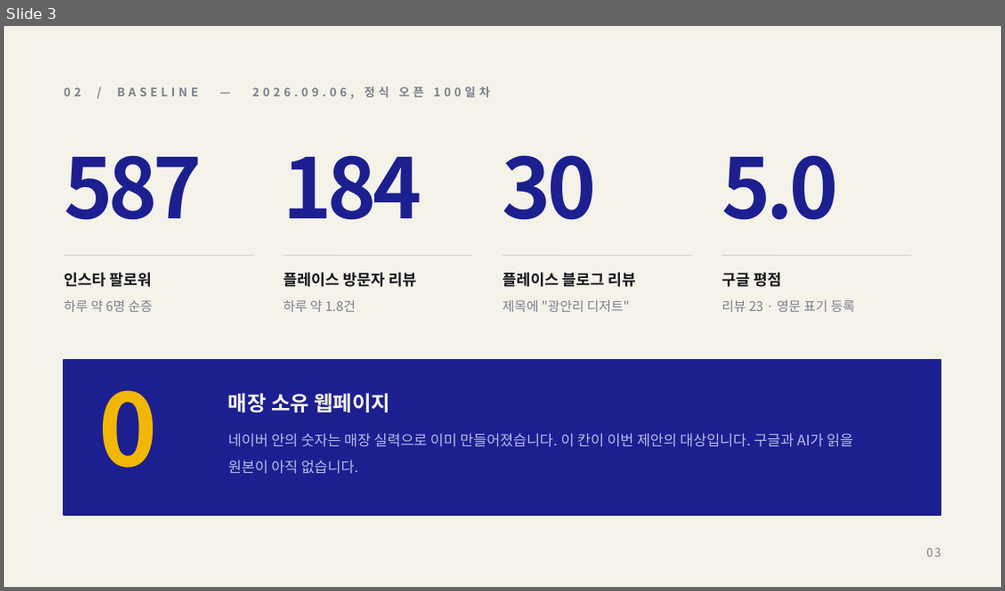
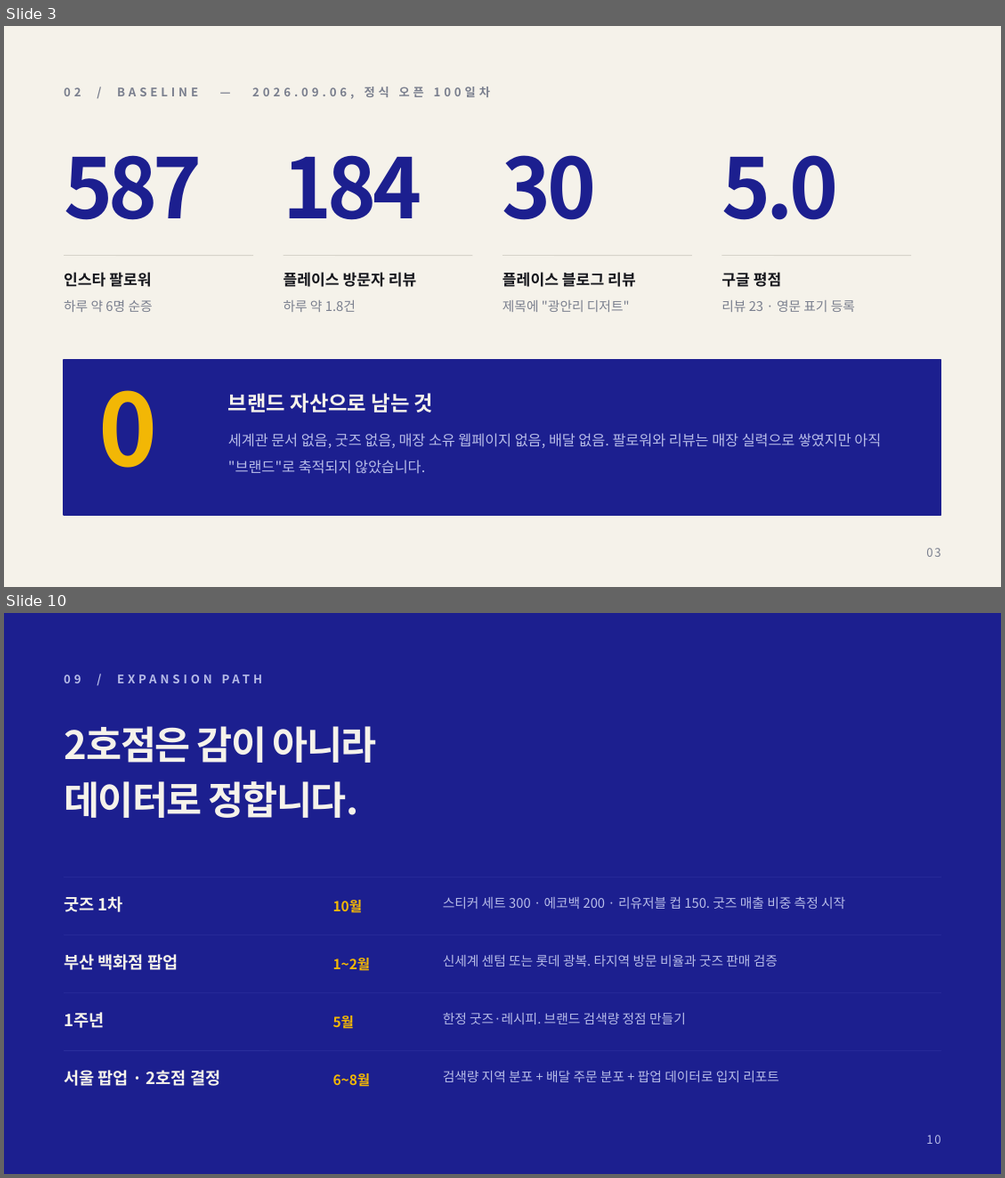
Before and after one commit to severaljama-hue/advertising-agency, a slide deck: docs/sydney-yogurt-lab/proposal.pptx. Shown one above the other, each under a label of ours: slide 3 before the commit, slides 3 and 10 after it; the slides between them are not shown. The pictures are 1005x591 and 1005x1178 pixels, drawn with LibreOffice and Linux fonts; fonts in the diff are those of the drawing. Boxes give left, top, right and bottom in pixels: in the first picture for what was removed or moved away, otherwise in the second. Text is boxed around its words. In the diff, an @@ line names an element or a change of style, - is before the commit and + after.

```diff
--- a/docs/sydney-yogurt-lab/proposal.pptx
+++ b/docs/sydney-yogurt-lab/proposal.pptx
@@ slide 10 added at (x1=4, y1=613, x2=1001, y2=1174), background #1C1F8F @@
@@ text added at (x1=64, y1=674, x2=81, y2=683), 8.5 pt, text #B7BCE8, bold @@
+09 / EXPANSION PATH
@@ text added at (x1=64, y1=726, x2=377, y2=818), 28 pt, text #F5F2EA, bold @@
+2호점은 감이 아니라
+데이터로 정합니다.
@@ line added from (64, 877) to (941, 877), #2A2E9C 0.5 pt @@
@@ text added at (x1=64, y1=896, x2=123, y2=912), 12 pt, text #F5F2EA, bold @@
+굿즈 1차
@@ text added at (x1=333, y1=900, x2=363, y2=913), 10 pt, text #F2B705, bold @@
+10월
@@ text added at (x1=443, y1=897, x2=845, y2=908), 9.5 pt, text #B7BCE8 @@
+스티커 세트 300 · 에코백 200 · 리유저블 컵 150. 굿즈 매출 비중 측정 시작
@@ line added from (64, 935) to (941, 935), #2A2E9C 0.5 pt @@
@@ text added at (x1=64, y1=954, x2=178, y2=970), 12 pt, text #F5F2EA, bold @@
+부산 백화점 팝업
@@ text added at (x1=333, y1=957, x2=371, y2=971), 10 pt, text #F2B705, bold @@
+1~2월
@@ text added at (x1=443, y1=955, x2=777, y2=966), 9.5 pt, text #B7BCE8 @@
+신세계 센텀 또는 롯데 광복. 타지역 방문 비율과 굿즈 판매 검증
@@ line added from (64, 993) to (941, 993), #2A2E9C 0.5 pt @@
@@ text added at (x1=64, y1=1012, x2=104, y2=1028), 12 pt, text #F5F2EA, bold @@
+1주년
@@ text added at (x1=443, y1=1013, x2=686, y2=1024), 9.5 pt, text #B7BCE8 @@
+한정 굿즈·레시피. 브랜드 검색량 정점 만들기
@@ text added at (x1=333, y1=1015, x2=354, y2=1029), 10 pt, text #F2B705, bold @@
+5월
@@ line added from (64, 1051) to (941, 1051), #2A2E9C 0.5 pt @@
@@ text added at (x1=64, y1=1070, x2=220, y2=1086), 12 pt, text #F5F2EA, bold @@
+서울 팝업 · 2호점 결정
@@ text added at (x1=333, y1=1073, x2=371, y2=1086), 10 pt, text #F2B705, bold @@
+6~8월
@@ text added at (x1=443, y1=1070, x2=779, y2=1082), 9.5 pt, text #B7BCE8 @@
+검색량 지역 분포 + 배달 주문 분포 + 팝업 데이터로 입지 리포트
@@ text added at (x1=926, y1=1135, x2=940, y2=1143), 8.5 pt, text #B7BCE8 @@
+10
@@ slide 3 changed as well @@
@@ text at (x1=228, y1=393, x2=433, y2=412): text changed @@
-매장 소유 웹페이지
+브랜드 자산으로 남는 것
@@ text at (x1=228, y1=433, x2=881, y2=474): text changed @@
-네이버 안의 숫자는 매장 실력으로 이미 만들어졌습니다. 이 칸이 이번 제안의 대상입니다. 구글과 AI가 읽을 원본이 아직 없습니다.
+세계관 문서 없음, 굿즈 없음, 매장 소유 웹페이지 없음, 배달 없음. 팔로워와 리뷰는 매장 실력으로 쌓였지만 아직 "브랜드"로 축적되지 않았습니다.
```
Also in this commit, not shown: 2 other slides changed, 10 other slides added, 9 slides removed, 1 other file.
